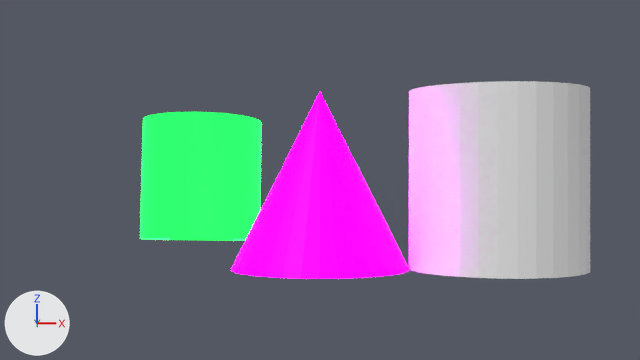
An edit to the Blender file m20250716_glare_bloom_001 .blend, drawn before and after from the same camera.
Before and after are seen from the file's camera 'Fixed_Cam'. The axes (+X, +Y, +Z) are drawn at lower left. The lights are the same throughout.
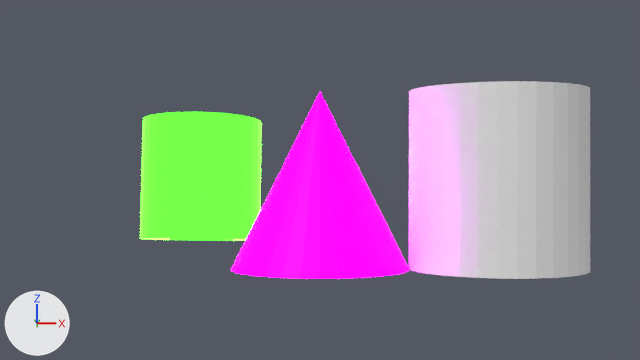
Pixel boxes (x1, y1, x2, y2) of what changed, in the pictures (640 x 360 px):
'Cylinder', recoloured: (140, 112, 262, 241) in both

Edits to the bpy script that builds the scene:
```text
Change mat_cylinder_material:
    remove # colours: green #26ff60
    colours: green #4fff2e
```
